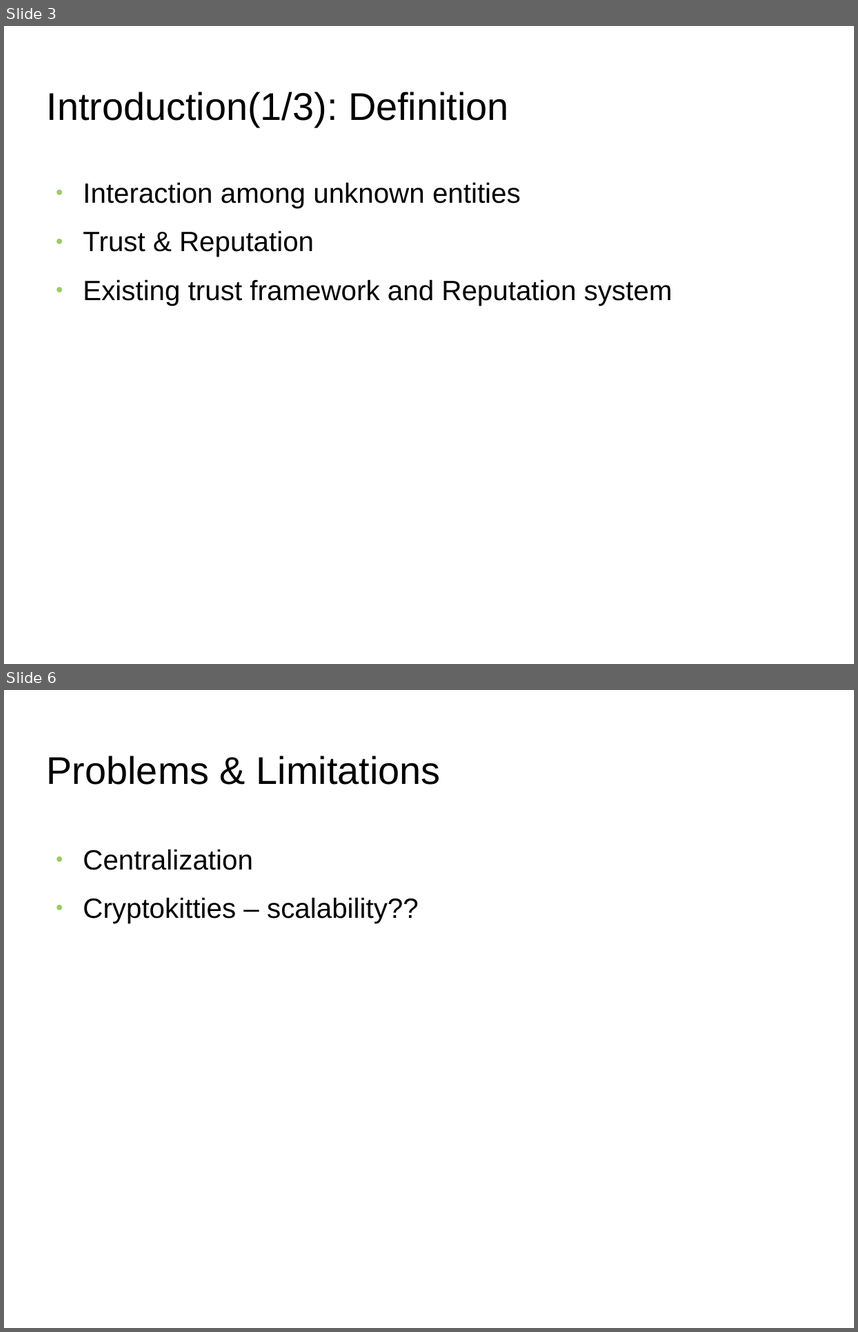
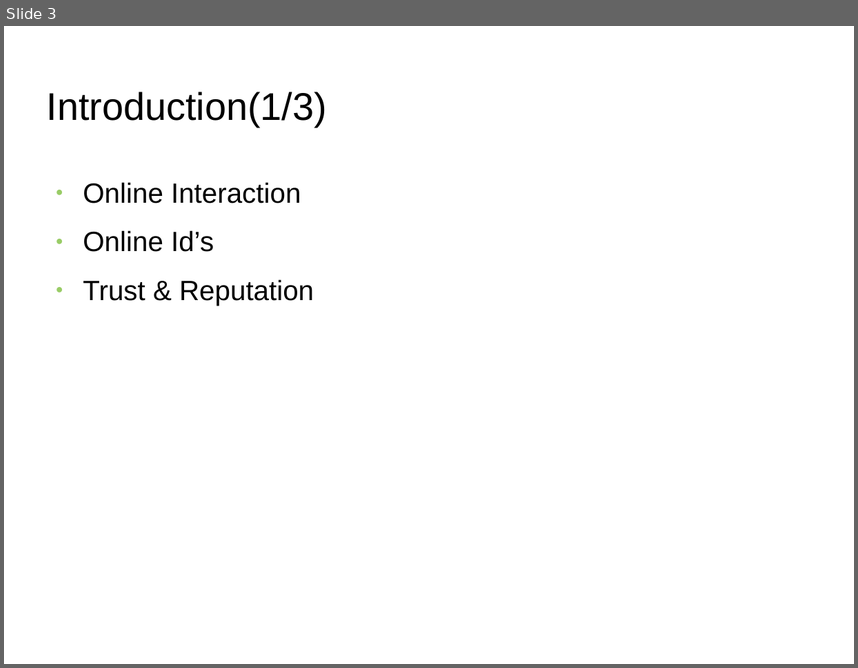
Before and after one commit to s2-t2/blockchain_reputation_system, a slide deck: documents/Presentation/Presentation.odp. Shown one above the other, each under a label of ours: slides 3 and 6 before the commit, slide 3 after it; the slides between them are not shown. The pictures are 858x1332 and 858x668 pixels, drawn with LibreOffice and Linux fonts; fonts in the diff are those of the drawing; background and template pictures are left out. Boxes give left, top, right and bottom in pixels: in the first picture for what was removed or moved away, otherwise in the second. Text is boxed around its words. In the diff, an @@ line names an element or a change of style, - is before the commit and + after.

```diff
--- a/documents/Presentation/Presentation.odp
+++ b/documents/Presentation/Presentation.odp
@@ slide 6 removed at [4, 690, 854, 1328], background picture (left out) @@
@@ title removed at [47, 756, 441, 785] @@
-Problems & Limitations
@@ text removed at [83, 849, 419, 923] @@
-● Centralization
-● Cryptokitties – scalability??
@@ slide 3 changed as well @@
@@ title at [47, 92, 328, 127]: text changed @@
-Introduction(1/3): Definition
+Introduction(1/3)
@@ text at [83, 182, 301, 252]: text changed @@
-● Interaction among unknown entities
+● Online Interaction
+● Online Id’s
@@ text at [83, 279, 673, 305]: paragraph removed @@
-● Existing trust framework and Reputation system
```
Also in this commit, not shown: 5 other slides changed, 17 slides added, 4 other slides removed, 10 other files.
